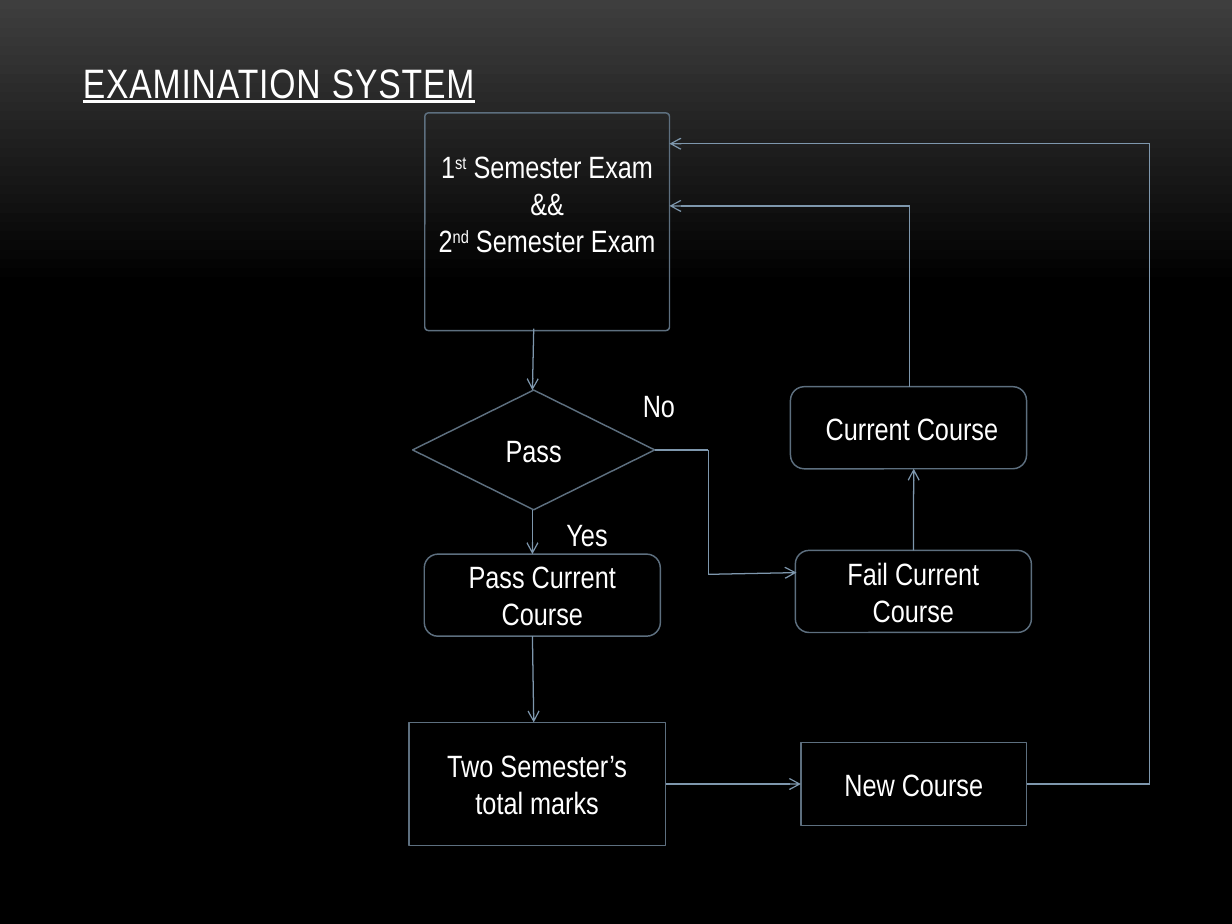
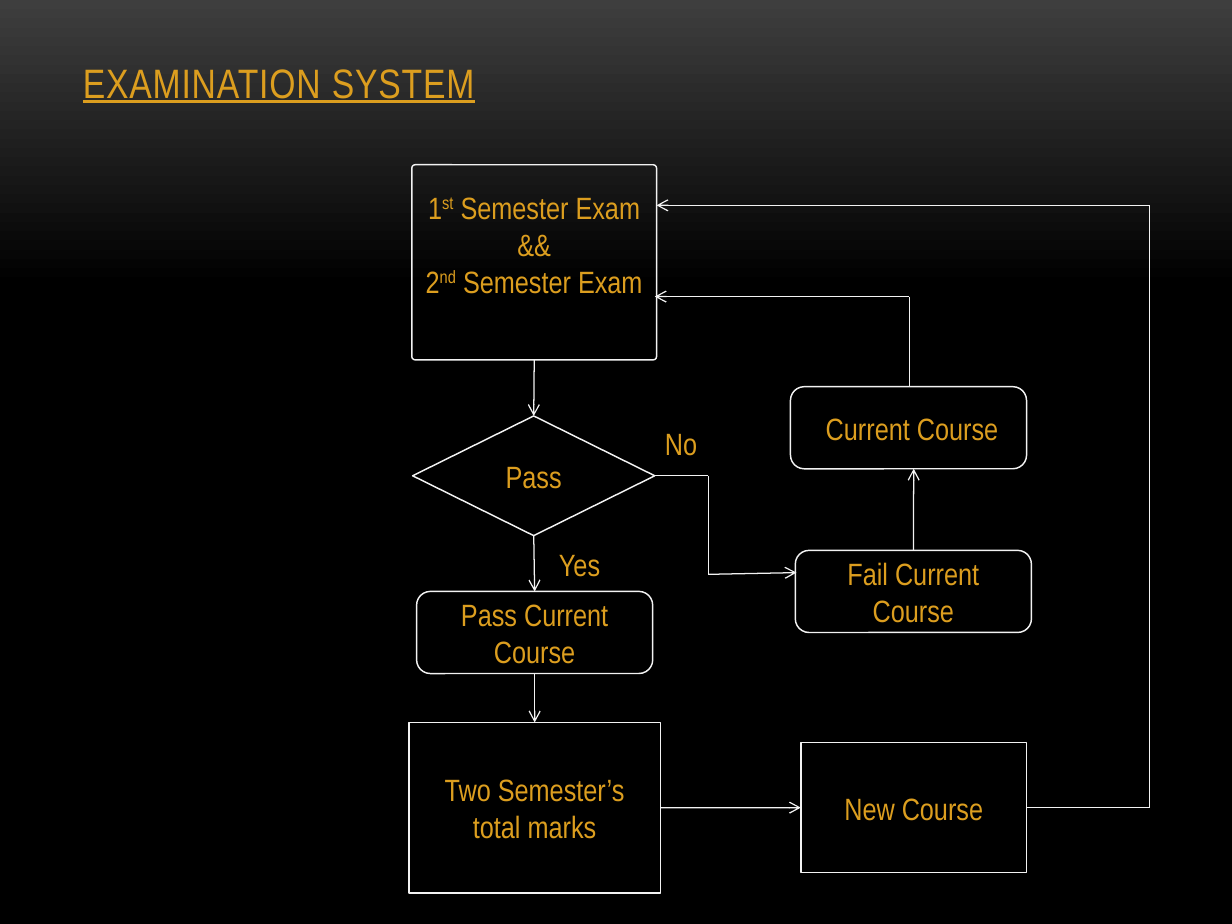
Before and after one commit to team7mit/ExamRecordQQ, a slide deck: slide 8 of Examination Record Management System.pptx. Drawn at 1232x924 pixels with LibreOffice and Linux fonts; fonts in the diff are those of the drawing. Boxes give left, top, right and bottom in pixels: in the first picture for what was removed or moved away, otherwise in the second. Text is boxed around its words. In the diff, an @@ line names an element or a change of style, - is before the commit and + after.

```diff
--- a/Examination Record Management System.pptx
+++ b/Examination Record Management System.pptx
@@ text colour #FFFFFF to #DC9E1F; outline #5D7080 0.85 pt to #F2F2F2 0.85 pt in 7 elements at (796,551,1032,633), (791,387,1027,469), (413,416,655,536), (416,591,653,674), (409,722,660,893), (801,743,1026,873), (411,165,657,360) @@
@@ rounded rectangle "1st Semester Exam": place and size @@
-rounded rectangle "1st Semester Exam" at (425,113,670,331)
+rounded rectangle "1st Semester Exam" at (411,165,657,360)
@@ arrow moved from (1149, 144) - (669, 144) to (1149, 206) - (657, 206) @@
@@ arrow (1149, 206) - (657, 206): stroke #7E97AD 0.75 pt to #F2F2F2 0.75 pt @@
@@ line moved from (1149, 784) - (1149, 144) to (1149, 808) - (1149, 206) @@
@@ line (1149, 808) - (1149, 206): stroke #7E97AD 0.75 pt to #F2F2F2 0.75 pt @@
@@ arrow moved from (909, 206) - (669, 206) to (909, 297) - (655, 297) @@
@@ arrow (909, 297) - (655, 297): stroke #7E97AD 0.75 pt to #F2F2F2 0.75 pt @@
@@ line moved from (909, 206) - (909, 387) to (909, 297) - (909, 387) @@
@@ line (909, 297) - (909, 387): stroke #7E97AD 0.75 pt to #F2F2F2 0.75 pt @@
@@ arrow moved from (533, 329) - (532, 391) to (535, 360) - (533, 416) @@
@@ arrow (535, 360) - (533, 416): stroke #7E97AD 0.75 pt to #F2F2F2 0.75 pt @@
@@ text colour #FFFFFF to #DC9E1F in 3 elements at (83,69,475,103), (559,554,600,577), (665,433,697,456) @@
@@ text "No": place and size @@
-text "No" at (643,395,675,418)
+text "No" at (665,433,697,456)
@@ 2 lines, 1 diamond: place and size @@
-2 lines, 1 diamond at (413,391,1149,784)
+2 lines, 1 diamond at (413,416,1149,808)
@@ line (655, 476) - (708, 476): stroke #7E97AD 0.75 pt to #F2F2F2 0.75 pt @@
@@ line moved from (708, 450) - (708, 575) to (708, 476) - (708, 575) @@
@@ line (708, 476) - (708, 575): stroke #7E97AD 0.75 pt to #F2F2F2 0.75 pt @@
@@ arrow (913, 551) - (914, 469): stroke #7E97AD 0.75 pt to #F2F2F2 0.75 pt @@
@@ arrow moved from (532, 510) - (532, 554) to (533, 536) - (535, 591) @@
@@ arrow (533, 536) - (535, 591): stroke #7E97AD 0.75 pt to #F2F2F2 0.75 pt @@
@@ text "Yes": place and size @@
-text "Yes" at (566,524,607,547)
+text "Yes" at (559,554,600,577)
@@ rounded rectangle "Pass Current Course": place and size @@
-rounded rectangle "Pass Current Course" at (424,554,660,637)
+rounded rectangle "Pass Current Course" at (416,591,653,674)
@@ arrow (708, 574) - (796, 573): stroke #7E97AD 0.75 pt to #F2F2F2 0.75 pt @@
@@ arrow moved from (532, 636) - (533, 722) to (535, 674) - (535, 722) @@
@@ arrow (535, 674) - (535, 722): stroke #7E97AD 0.75 pt to #F2F2F2 0.75 pt @@
@@ rounded rectangle "Two Semester’s total marks": place and size @@
-rounded rectangle "Two Semester’s total marks" at (409,722,665,845)
+rounded rectangle "Two Semester’s total marks" at (409,722,660,893)
@@ rectangle "New Course": place and size @@
-rectangle "New Course" at (801,743,1026,825)
+rectangle "New Course" at (801,743,1026,873)
@@ arrow moved from (665, 784) - (801, 784) to (660, 808) - (801, 808) @@
@@ arrow (660, 808) - (801, 808): stroke #7E97AD 0.75 pt to #F2F2F2 0.75 pt @@
@@ line (1026, 808) - (1149, 808): stroke #7E97AD 0.75 pt to #F2F2F2 0.75 pt @@
```
Also in this commit, not shown: 12 other slides changed.
